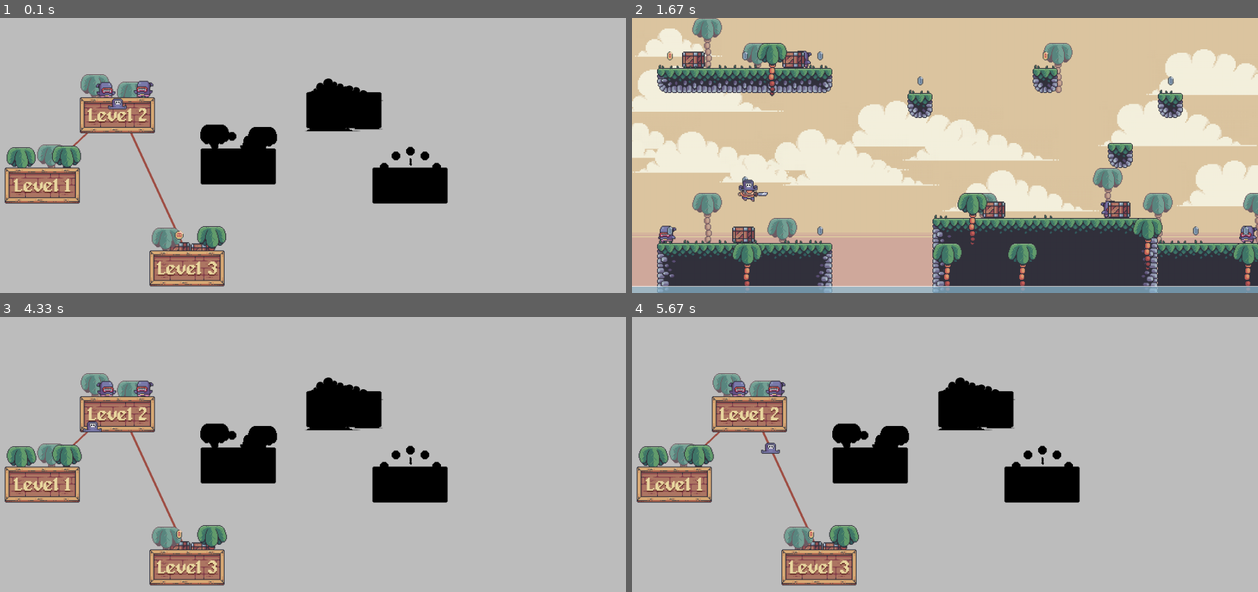
Above: before the commit, frames 1-4 (two rows, left to right).
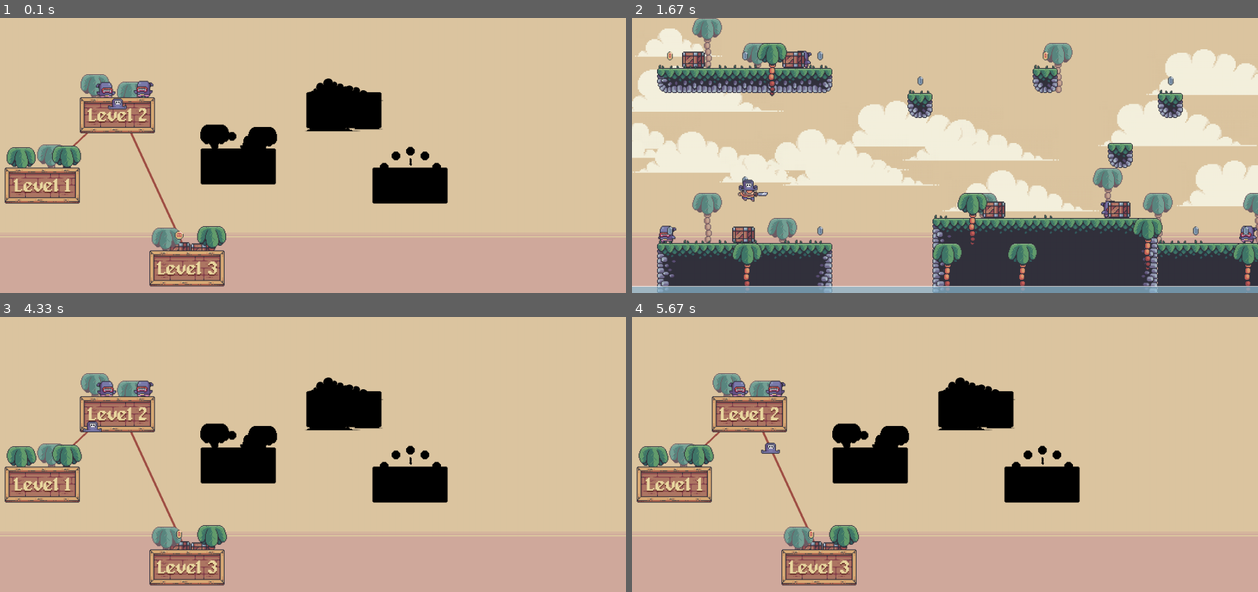
Above: after the commit, the same moments.

Repository: harryodubhghaill/pygame-platformer
Game: pygame game, started from main.py
The game is run twice, just before and just after one commit, with the same random seed, the same clock (stepped at 60 frames per second) and the same inputs.
Inputs:
- Up to frame 1 (0.1 s): no input
- Up to frame 2 (1.67 s): tap Space at 0.33 s; hold D 0.67-1.13 s; hold W 1.17-1.47 s; hold D from 1.5 s (still down)
- Up to frame 3 (4.33 s): release D at 1.97 s; hold A 2-2.53 s; hold A 2.57-2.97 s; hold W 3-3.37 s; hold D 3.4-4.03 s; hold A from 4.07 s (still down)
- Up to frame 4 (5.67 s): release A at 4.53 s; hold D 4.57-5.03 s; hold W 5.07-5.37 s; hold D from 5.4 s (still down)

The runs differ from the first frame. In frame 1, 87% of the frame differs, in the area x 0-100%, y 0-100%; in frame 2, nothing differs; in frame 3, 87%; in frame 4, 87%.

Commit message:
draw sky to overworld

Diff:
--- a/overworld.py
+++ b/overworld.py
@@ -1,6 +1,7 @@
 import pygame
 from game_data import levels
 from support import import_folder
+from decoration import Sky
 
 class Node(pygame.sprite.Sprite):
     def __init__(self, pos, status, icon_speed, path):
@@ -56,6 +57,7 @@
         # sprites
         self.setup_nodes()
         self.setup_icon()
+        self.sky = Sky(8)
 
     def setup_nodes(self):
         self.nodes = pygame.sprite.Group()
@@ -116,6 +118,7 @@
         self.icon.update()
         self.nodes.update()
 
+        self.sky.draw(self.display_surface)
         self.draw_paths()
         self.nodes.draw(self.display_surface)
         self.icon.draw(self.display_surface)
